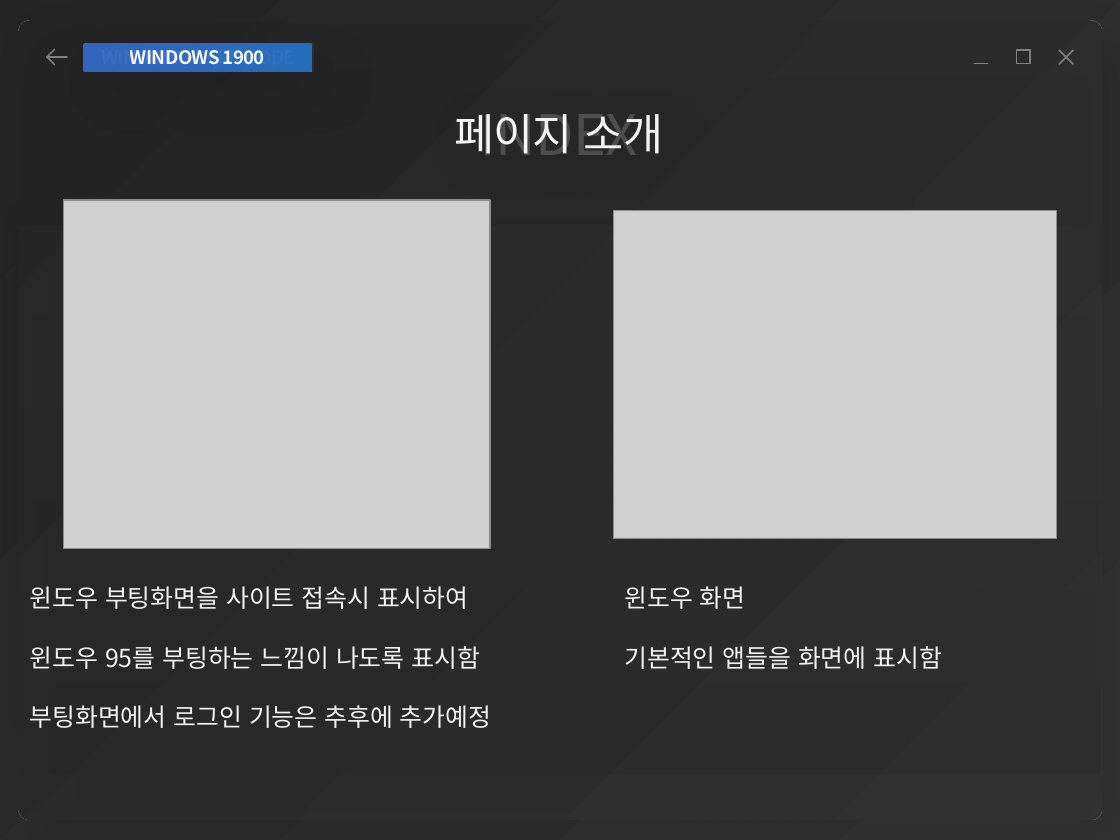
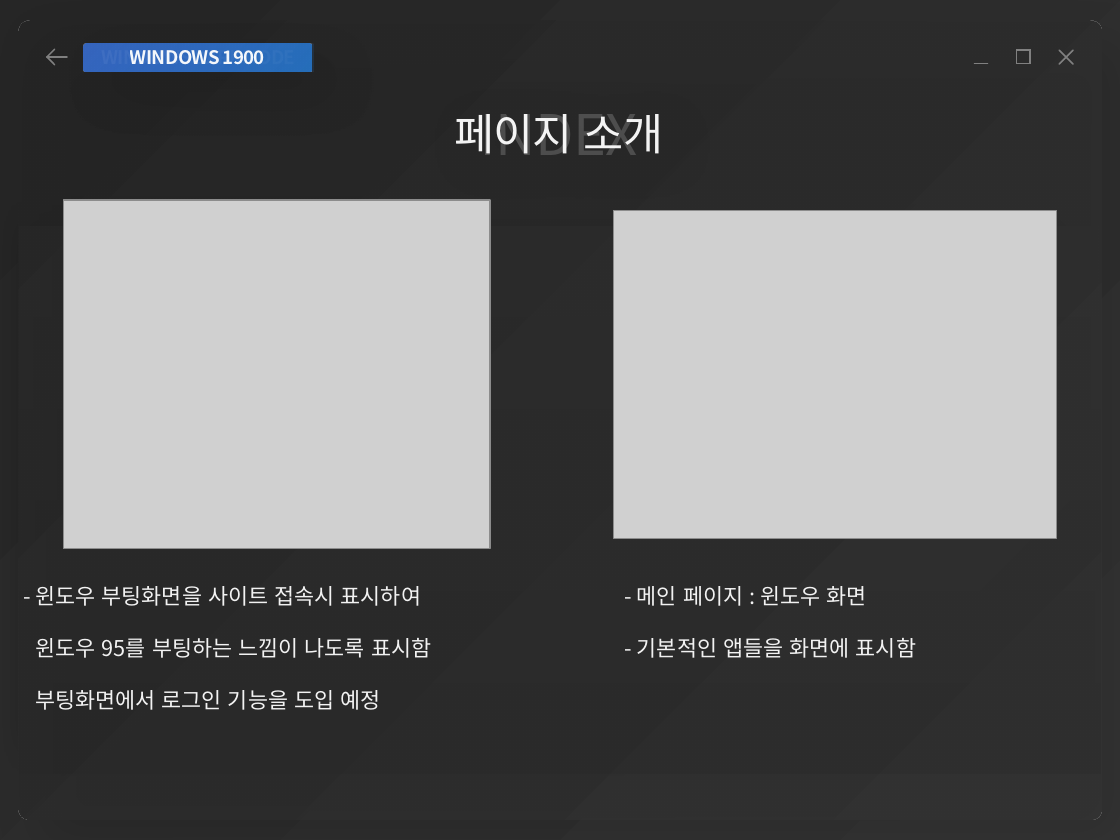
Before and after one commit to yonggyu01/windowProject, a slide deck: slide 9 of 김용규 개인포폴.pptx. Drawn at 1120x840 pixels with LibreOffice and Linux fonts; fonts in the diff are those of the drawing; grey boxes stand for pictures; background and template pictures are left out. Boxes give left, top, right and bottom in pixels: in the first picture for what was removed or moved away, otherwise in the second. Text is boxed around its words. In the diff, an @@ line names an element or a change of style, - is before the commit and + after.

```diff
--- a/김용규 개인포폴.pptx
+++ b/김용규 개인포폴.pptx
@@ text at <box>35,586,421,606</box>: text changed; size 16 to 14 pt @@
-윈도우 부팅화면을 사이트 접속시 표시하여
+- 윈도우 부팅화면을 사이트 접속시 표시하여
@@ text at <box>637,586,916,658</box>: text changed; size 16 to 14 pt @@
-윈도우 화면
-기본적인 앱들을 화면에 표시함
+- 메인 페이지 : 윈도우 화면
+- 기본적인 앱들을 화면에 표시함
@@ text at <box>35,638,431,658</box>: size 16 to 14 pt in "윈도우 95를 부팅하는 느낌이 나도록 표시함" @@
@@ text at <box>35,690,381,710</box>: text changed; size 16 to 14 pt @@
-부팅화면에서 로그인 기능은 추후에 추가예정
+부팅화면에서 로그인 기능을 도입 예정
```
Also in this commit, not shown: 17 other slides changed, 4 other files.
